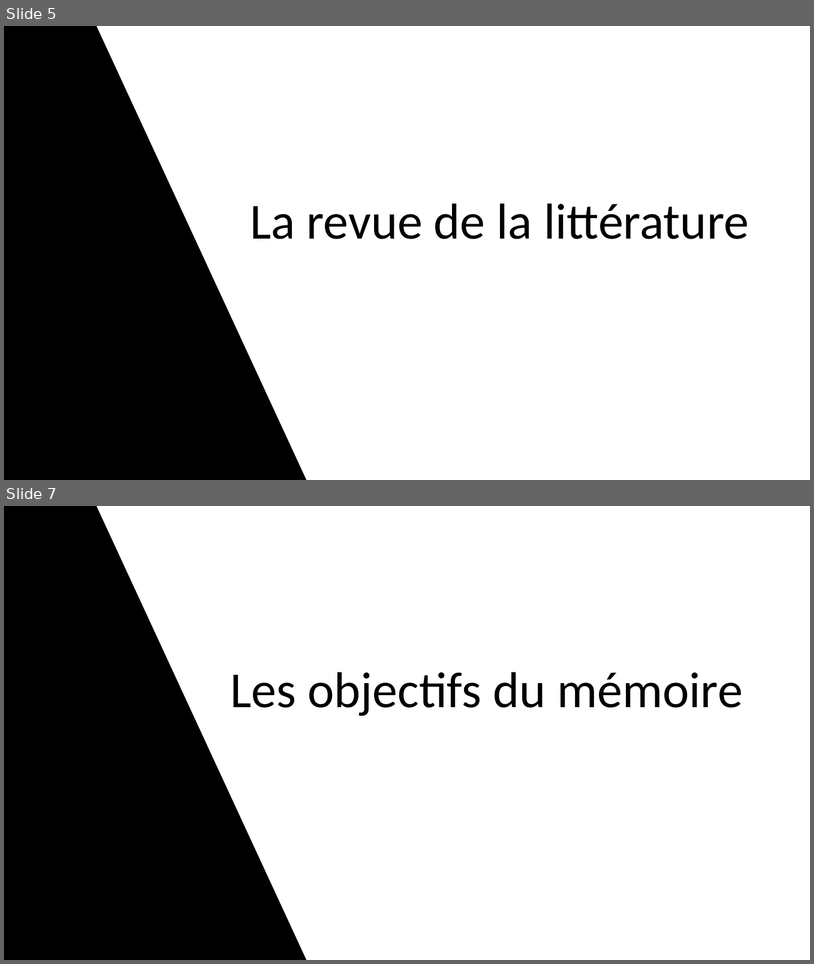
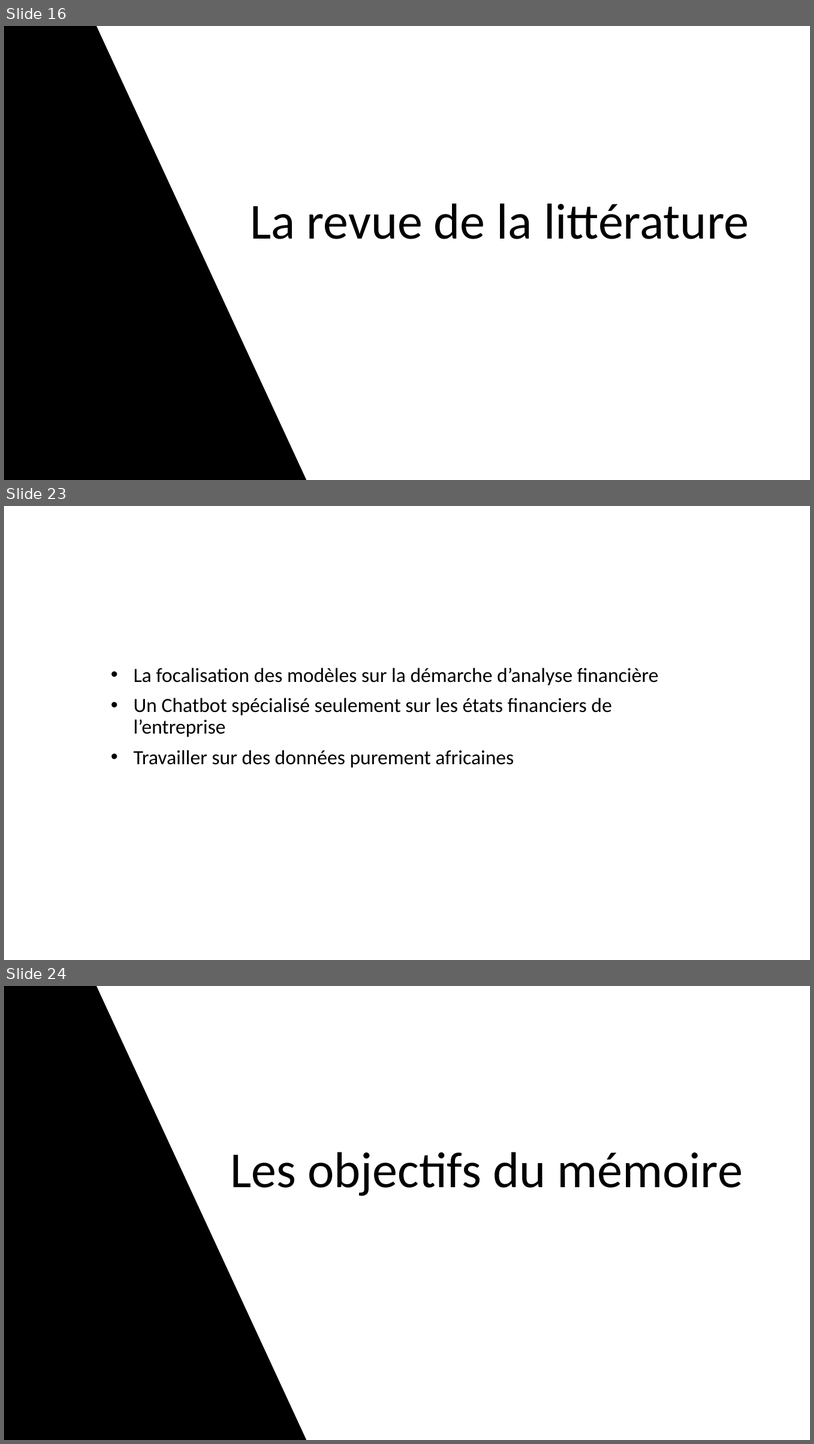
Before and after one commit to Jah-Say10/Master-Thesis-Omar-DIASSE, a slide deck: Presentation/Presentation Memoire.pptx. Shown one above the other, each under a label of ours: slides 5 and 7 before the commit, slides 16, 23 and 24 after it; the slides between them are not shown. The pictures are 814x964 and 814x1444 pixels, drawn with LibreOffice and Linux fonts; fonts in the diff are those of the drawing. Boxes give left, top, right and bottom in pixels: in the first picture for what was removed or moved away, otherwise in the second. Text is boxed around its words. In the diff, an @@ line names an element or a change of style, - is before the commit and + after.

```diff
--- a/Presentation/Presentation Memoire.pptx
+++ b/Presentation/Presentation Memoire.pptx
@@ slide 23 added at [4, 506, 810, 960], background #FFFFFF @@
@@ subtitle added at [134, 667, 659, 768], 24 pt, text #000000 @@
+• La focalisation des modèles sur la démarche d’analyse financière
+• Un Chatbot spécialisé seulement sur les états financiers de l’entreprise
+• Travailler sur des données purement africaines
@@ what was slide 5 is now slide 16 @@
@@ what was slide 7 is now slide 24 @@
```
Also in this commit, not shown: 4 slides changed, 21 other slides added, 3 other files.
